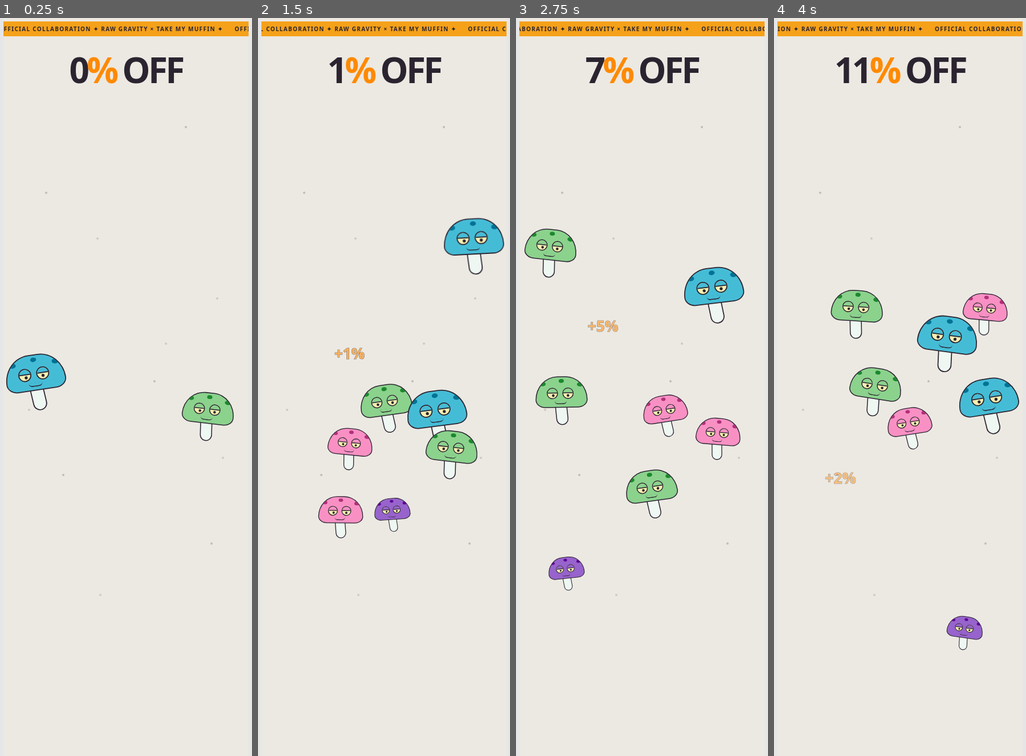
Above: before the commit, frames 1-4 (left to right).
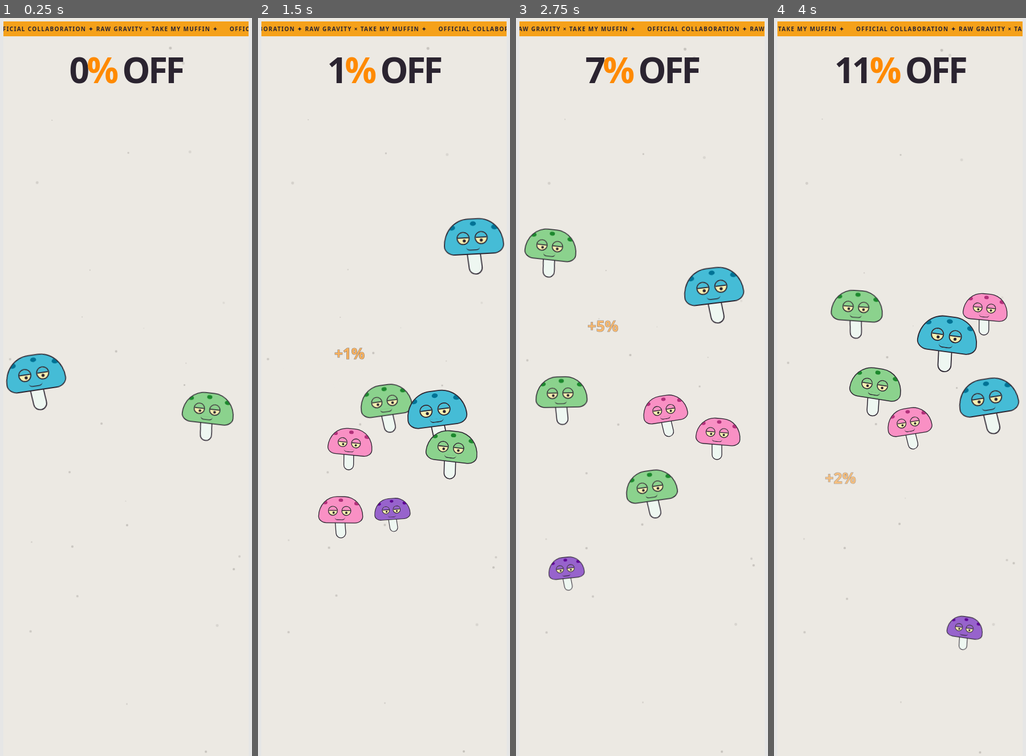
Above: after the commit, the same moments.

Repository: gebonutrition/game-raw-gravity
Game: browser game, page index.html
Same seed, same stepped clock (60 frames per second), same inputs: the game is played once before the commit and once after it.
Inputs:
- Up to frame 1 (0.25 s): no input
- Up to frame 2 (1.5 s): click "Mushroom worth 1%" at 1.27 s
- Up to frame 3 (2.75 s): click "Mushroom worth 1%" at 1.87 s; click "Mushroom worth 5%" at 2.47 s
- Up to frame 4 (4 s): click "Mushroom worth 2%" at 3.07 s; click "Mushroom worth 2%" at 3.67 s

The runs differ from the first frame. In frame 1, 0.6% of the frame differs, in the area x 1-99%, y 1-100%; in frame 2, 0.6%; in frame 3, 0.9%; in frame 4, 0.7%.

Commit message:
Match offer screen and animate background specks

Diff:
--- a/index.html
+++ b/index.html
@@ -28,13 +28,13 @@
     button { font: inherit; }
     .site { width: min(100%, 430px); min-height: 100vh; margin: 0 auto; background: var(--paper); overflow: hidden; }
     .game { height: 100svh; min-height: 560px; position: relative; overflow: hidden; background: var(--paper); isolation: isolate; touch-action: manipulation; }
-    .game.is-won .ticker, .game.is-won .score, .game.is-won .float-score { visibility: hidden; }
+    .game.is-won .float-score { visibility: hidden; }
     .game.is-won #mushrooms { opacity: 0; pointer-events: none; transition: opacity .7s ease; }
-    .game::before, .game::after { content: ""; position: absolute; width: 4px; height: 4px; border-radius: 50%; background: #aaa6a1; opacity: .65; pointer-events: none; }
-    .game::before { top: 24%; left: 17%; box-shadow: 90px 80px #bdb9b3, 245px -115px #aaa6a1, 300px 185px #bdb9b3, 190px 330px #aaa6a1, -30px 380px #bdb9b3; }
-    .game::after { top: 62%; left: 24%; box-shadow: 180px -230px #bdb9b3, 260px 120px #aaa6a1, 65px 210px #bdb9b3, 280px -30px #bdb9b3; }
+    .speckles { position: absolute; z-index: 1; inset: 0; overflow: hidden; pointer-events: none; }
+    .speck { position: absolute; display: block; width: var(--size); height: var(--size); border-radius: 50%; background: #aaa6a1; opacity: var(--opacity); will-change: transform; animation: speck-drift var(--duration) ease-in-out var(--delay) infinite alternate; }
+    @keyframes speck-drift { to { transform: translate3d(var(--dx),var(--dy),0); } }
     .ticker { position: absolute; z-index: 5; top: calc(env(safe-area-inset-top, 0px) + 14px); left: 0; width: 100%; overflow: hidden; background: #f5a11a; padding: 6px 0; white-space: nowrap; pointer-events: none; }
-    .ticker__track { display: flex; width: max-content; animation: marquee 12s linear infinite; }
+    .ticker__track { display: flex; width: max-content; animation: marquee 6s linear infinite; }
     .ticker__track span { flex: none; padding-right: 20px; font-size: 10px; font-weight: 800; letter-spacing: .13em; text-transform: uppercase; }
     @keyframes marquee { to { transform: translateX(-50%); } }
     @keyframes score-blink { 0%, 100% { opacity: 1; transform: scale(1); } 50% { opacity: .25; transform: scale(1.08); } }
@@ -68,6 +68,9 @@
     .cup { width: min(300px,36vh); height: auto; overflow: visible; transform: translateY(36px) scale(.6); opacity: 0; transition: transform .7s cubic-bezier(.34,1.4,.64,1) .3s, opacity .4s ease .3s; }
     .win__content > .buy { margin-top: 3vh; transform: translateY(110px) scale(.35); opacity: 0; transition: transform .7s cubic-bezier(.34,1.5,.64,1) .7s, opacity .4s ease .7s; }
     .win__content > .play-again { margin-top: 2.5vh; opacity: 0; transition: opacity .6s ease 1.6s; }
+    .win__content > .win__scroll { display: grid; place-items: center; width: 34px; height: 34px; margin-top: 1.25vh; color: #9b9996; opacity: 0; transform: translateY(-5px); transition: opacity .4s ease 1.9s, transform .4s ease 1.9s; }
+    .win__scroll svg { width: 100%; height: 100%; }
+    .win.is-visible .win__content > .win__scroll { opacity: .8; transform: none; }
     .buy { display: inline-flex; align-items: center; justify-content: center; gap: 10px; min-height: 58px; padding: 0  …(224 unchanged characters)…
     .buy span { color: #ffae00; }
     .buy:hover { filter: brightness(1.2); transform: translateY(-2px); }
@@ -101,6 +104,7 @@
   <main class="site">
     <section class="game" id="game" aria-label="Tap mushrooms to unlock a discount">
       <div class="ticker"><div class="ticker__track"><span>Official collaboration ✦ Raw Gravity × Take My Muffin ✦ </span><span aria-hidden="true">Official collaboration ✦ Raw Gravity × Take My Muffin ✦ </span></div></div>
+      <div class="speckles" id="speckles" aria-hidden="true"></div>
       <div class="score" aria-live="polite"><span class="score__number"><b id="score">0</b><span>%</span></span><span class="score__off">OFF</span></div>
       <div id="mushrooms" aria-label="Mushrooms"></div>
       <div class="win" id="win" aria-hidden="true">
@@ -126,6 +130,7 @@
           </svg>
           <a class="buy" href="https://www.amazon.com/dp/B0GTWJ3K1R?maas=maas_adg_CC2415B136B0A8470459C6FC79200F65_afap_abs&amp;ref_=aa_maas&amp;tag=maas" target="_blank" rel="noopener noreferrer">Buy on Amazon <span>−25%</span></a>
           <button class="play-again" type="button" id="play-again">play again</button>
+          <a class="win__scroll" href="#product" aria-label="Scroll to product details"><svg viewBox="0 0 24 24" aria-hidden="true"><path d="M12 3v17m-7-7 7 7 7-7" fill="none" stroke="currentColor" stroke-width="2.5" stroke-linecap="round" stroke-linejoin="round"/></svg></a>
         </div>
       </div>
     </section>
@@ -206,6 +211,20 @@
         done=false; score=0; scoreEl.textContent='0';scoreEl.classList.remove('score--celebrating');game.classList.remo …(387 unchanged characters)…
       }
       document.getElementById('play-again').addEventListener('click',reset);
+      const speckles = document.getElementById("speckles");
+      for (let i = 0; i < 28; i++) {
+        const speck = document.createElement("i");
+        speck.className = "speck";
+        speck.style.left = `${Math.random() * 100}%`;
+        speck.style.top = `${Math.random() * 100}%`;
+        speck.style.setProperty("--size", `${2 + Math.random() * 3}px`);
+        speck.style.setProperty("--opacity", (0.22 + Math.random() * 0.4).toFixed(2));
+        speck.style.setProperty("--dx", `${(Math.random() - 0.5) * 42}px`);
+        speck.style.setProperty("--dy", `${(Math.random() - 0.5) * 48}px`);
+        speck.style.setProperty("--duration", `${5 + Math.random() * 7}s`);
+        speck.style.setProperty("--delay", `${-Math.random() * 12}s`);
+        speckles.appendChild(speck);
+      }
       reset();
     })();
   </script>
